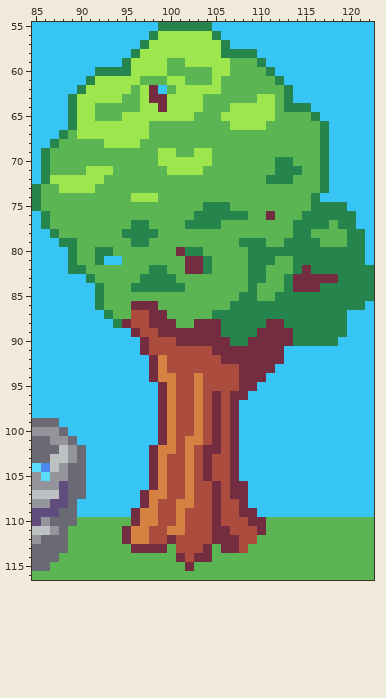
A pixel-art file gets an edit: aseprite-files/test_screen1.aseprite. The picture above was drawn from the file before the commit.
320x180 pixels, 1 frame. Shown: x 85..122, y 55..116.
And afterwards:
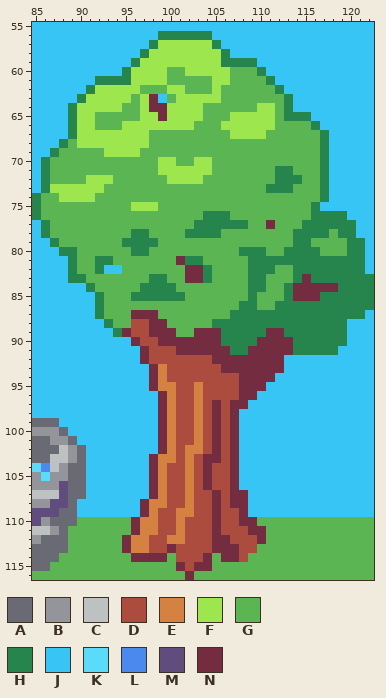
Palette (. is transparent): A #6a6a75  B #93959b  C #bec1c2  D #ac4c3f  E #d58141  F #9de64e  G #5ab552  H #26854c  J #36c5f4  K #5adbfa  L #4c89ee  M #604c7d  N #732c40
Changes in this commit:
Changed rows in their new state; - is an unchanged pixel.
Layer "items_sage57":
first column x 85:
 55 --------------JJJJJJ------------------
 56 -------------JHHHHHHJ-----------------
 57 ------------JH------HJ----------------
 58 -----------JH---------JJJ-------------
 59 ----------JH---FF----HHHHJ------------
 60 -------JJJ-------FFF-----HJ-----------
 61 ------JHHHH-FFFGG----F----HJ----------
 62 -----JH----FGGGF-GGG-------HJ---------
 63 ----JH----F---JG---FF----GG-----------
 64 -------FFF---N--------GGG----JJ-------
 65 ----------GG--N---F--G------HHHJ------
 66 -------GGG---FFFFF---F----F----HJ-----
 67 ---JH-----------------FFFF------------
 68 --JH-FFF----F-------------------------
 69 -JH-----FFFF--GG--GG------------------
 70 ----------------GG---------GG---------
 71 ------GGG-----F----F---------G--------
 72 --GGGG--F------FFFF-------G--H--------
 73 JHF----F------------------HHH---------
 74 ---FFFF----GGG-----------------GH-----
 75 -----------FFF-----GGG----------JJJ---
 76 HG----------------G---GG--G---G----J--
 77 -----------GG----G---HHH--N--G---H----
 78 -HG-------G--G---HHHH----------HH-H-J-
 79 --HGG-----H--H---------GGG--G--G------
 80 ---H---GG--HH---GGG----H--GG----GGG---
 81 --------HG------NHHG-------HH---------
 82 -----G-HJJ---GG-----------H---H------J
 83 ----HHG-----G--G-NNH--------GH-HHH----
 84 ------HG---G----G--------H------NN----
 85 -----------HHHHHH------G---G-NNN------
 86 -----------GGG--------G--GG----------H
 87 -------HG--NN-G-----GG-------------HH-
 88 --------HGG----G--GGH-----HH----------
 89 ---------HND-N--GG-------H--H---------
 90 -----------ND-NN-----H--H---------H---
 91 ----------------NNNN--HH----NHHHHH----
 92 ------------NDD-----N-----------------
 93 ---------------------NN----N----------
 94 ---------------D--D-------N-----------
 95 -------------NE----------N------------
 96 --------------------D-D-N-------------
 97 -----------------------N--------------
first column x 95:
101 -------D--------
102 ---JN---ED------
103 -----E----N-----
106 ---------ND--J--
107 --JN------------
108 ----E-D-----N---
109 -JN----E------J-
110 -------------N-G
111 GN-E-D-----D--N-
112 -----EE-----D--N
113 NEEDDN---DN---D-
114 -NNNN-D-D--NND--
115 ------NDNN------
116 -------N--------
Changed places in both pictures, as pixel boxes (x1, y1, x2, y2):
changed: (32, 22, 374, 580)
